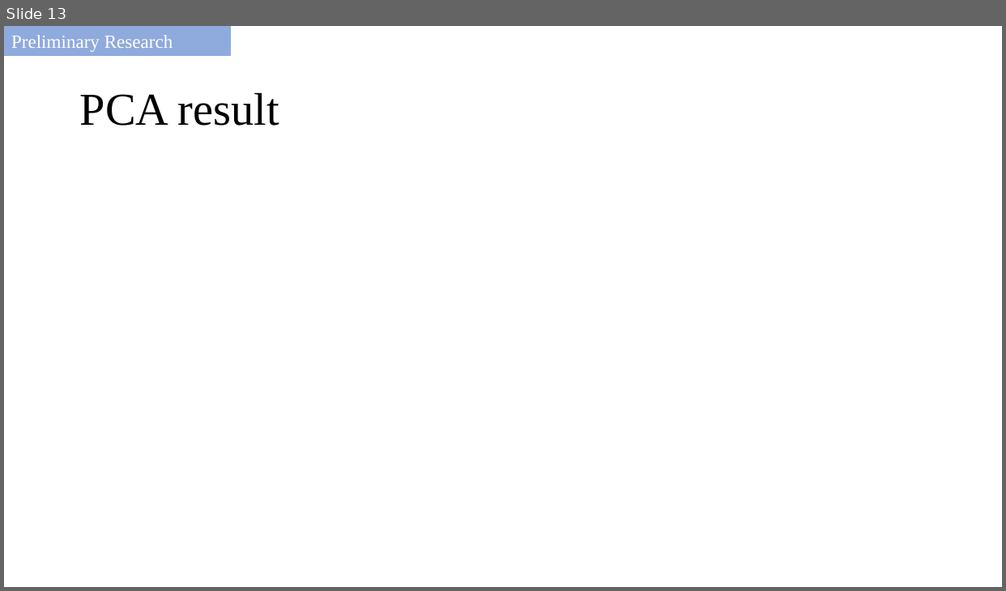
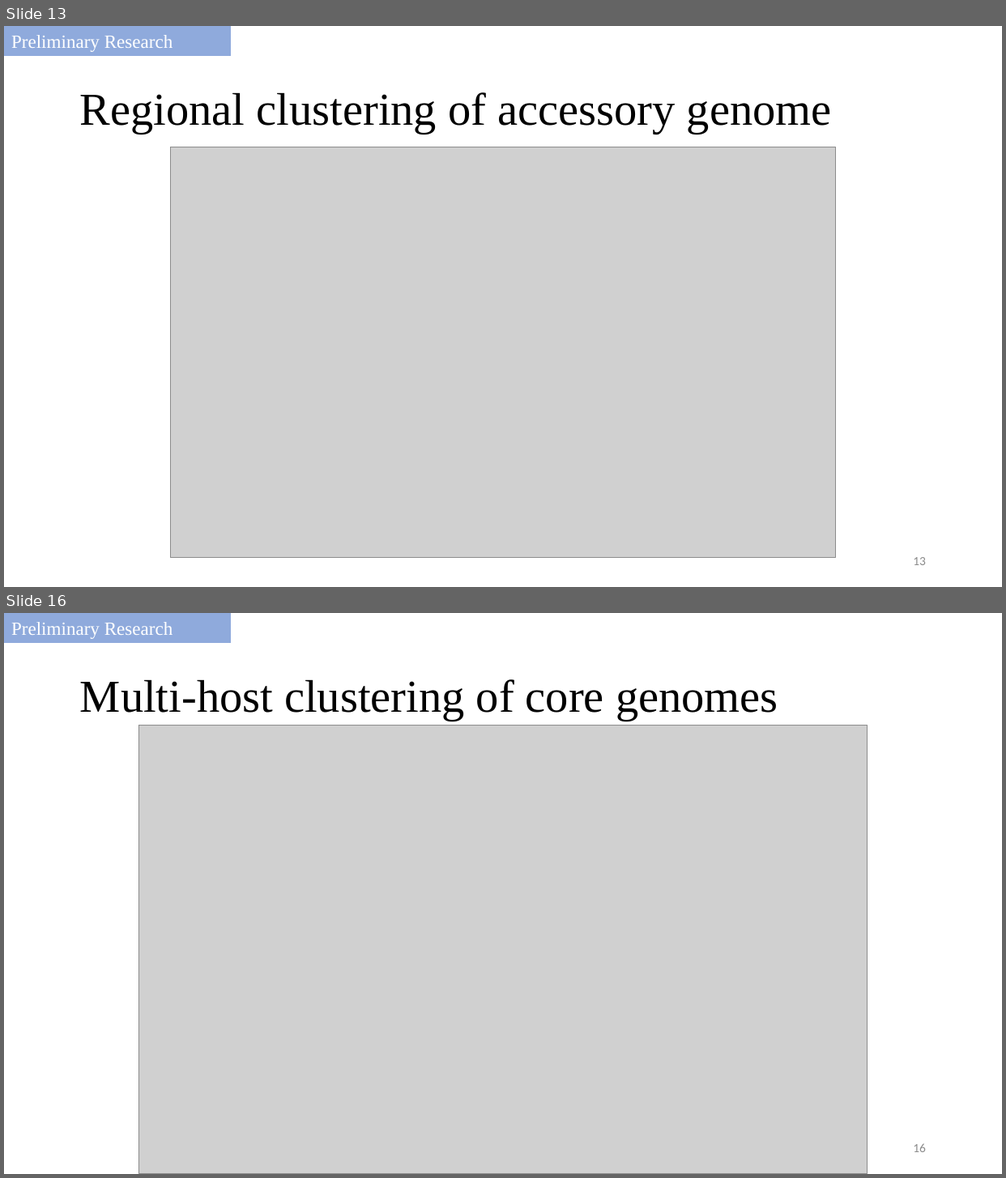
Before and after one commit to salvadorlab/Bovis-PangenomeOfReservoirs, a slide deck: Resources/2021_committeemeeting.pptx. Shown one above the other, each under a label of ours: slide 13 before the commit, slides 13 and 16 after it; the slides between them are not shown. The pictures are 1006x591 and 1006x1178 pixels, drawn with LibreOffice and Linux fonts; fonts in the diff are those of the drawing; grey boxes stand for pictures. Boxes give left, top, right and bottom in pixels: in the first picture for what was removed or moved away, otherwise in the second. Text is boxed around its words. In the diff, an @@ line names an element or a change of style, - is before the commit and + after.

```diff
--- a/Resources/2021_committeemeeting.pptx
+++ b/Resources/2021_committeemeeting.pptx
@@ slide 16 added at (4,613,1002,1174), background #FFFFFF @@
@@ rectangle added at (4,613,231,643), fill #8FAADC, outline #8FAADC 1 pt, 18 pt, text #FFFFFF @@
+Preliminary Research
@@ title added at (80,679,778,721), 44 pt, text #000000 @@
+Multi-host clustering of core genomes
@@ picture added at (139,726,867,1174) @@
@@ page number added at (913,1144,926,1152), 12 pt, text #8C8C8C @@
+16
@@ slide 13 changed as well @@
@@ title at (80,92,832,134): text changed @@
-PCA result
+Regional clustering of accessory genome
@@ picture added at (170,147,836,557) @@
@@ page number added at (913,557,926,565), 12 pt, text #8C8C8C @@
+13
```
Also in this commit, not shown: 21 other slides changed, 2 other slides added, 1 slide removed.
